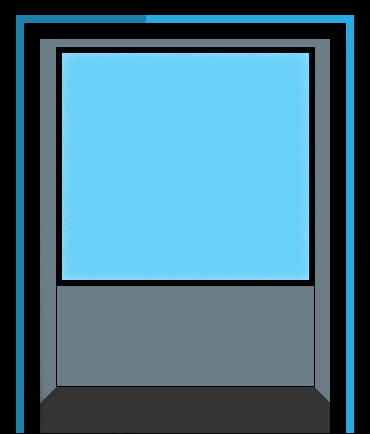
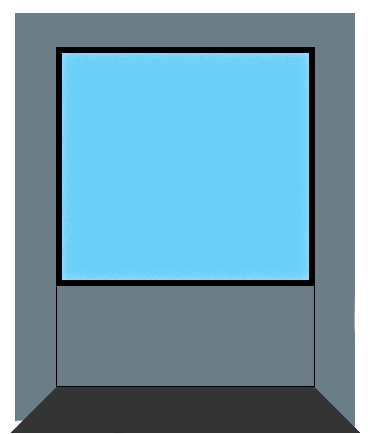
Comparing the layer stacks of the two (370, 434) images. Changes:
hid group "Cuerpo Principal" (8 layers) over (0, 0, 370, 434)
hid "Capa 1" over (0, 0, 370, 434)
renamed "suelo" to "Suelo", painted on it over (5, 387, 367, 433)
painted on "tras" over (0, 0, 370, 428)
hid "Fondo copia" over (0, 0, 370, 434)
hid "Fondo" over (0, 0, 370, 434)
